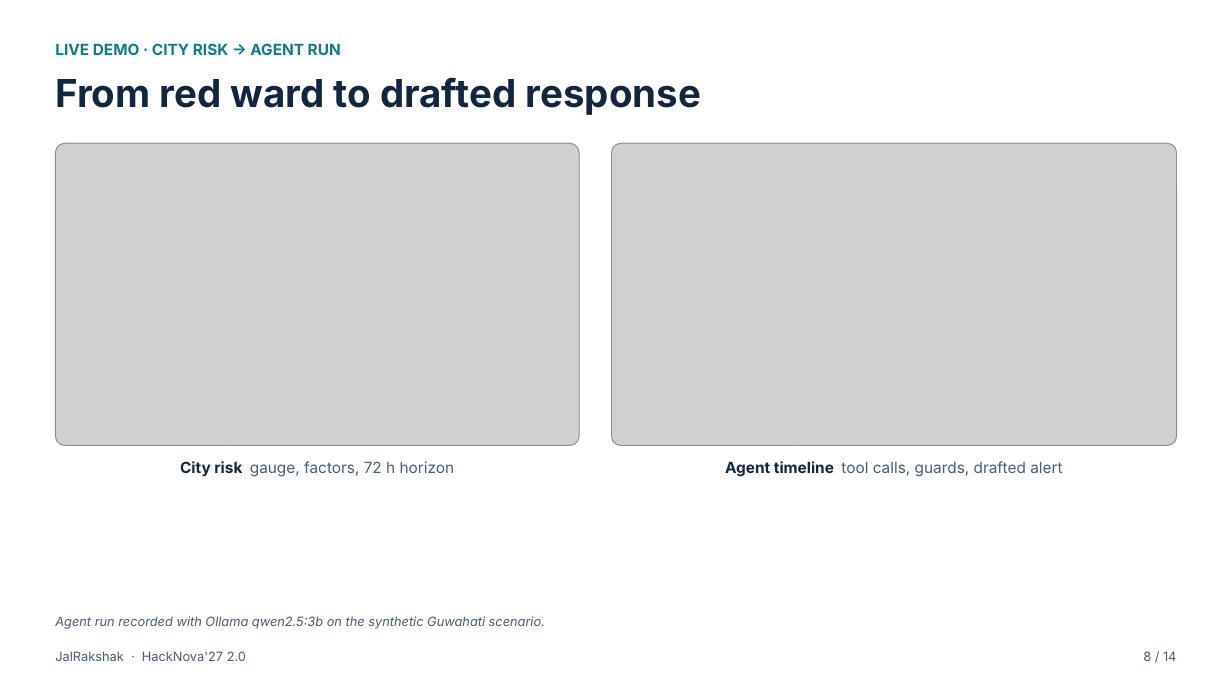
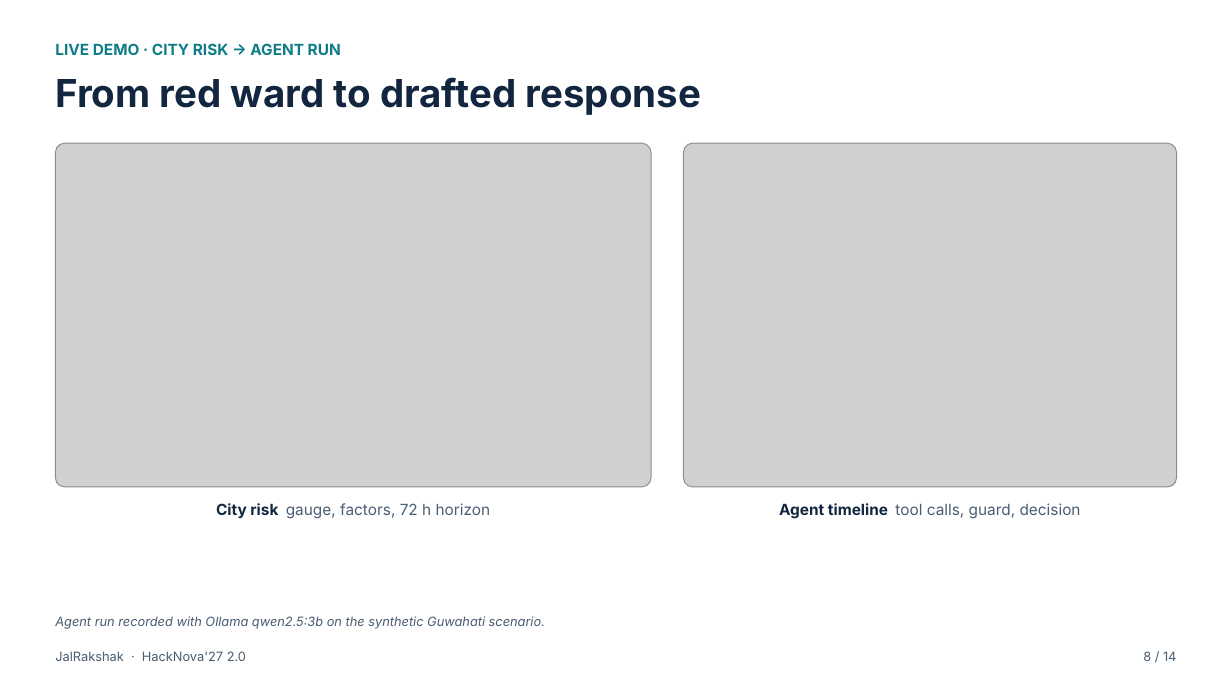
Before and after one commit to madhavzanwar/Jal-rakshak, a slide deck: slide 8 of submission/hacknova-2.0/JalRakshak_HackNova2.pptx. Drawn at 1232x693 pixels with LibreOffice and Linux fonts; fonts in the diff are those of the drawing; grey boxes stand for pictures. Boxes give left, top, right and bottom in pixels: in the first picture for what was removed or moved away, otherwise in the second. Text is boxed around its words. In the diff, an @@ line names an element or a change of style, - is before the commit and + after.

```diff
--- a/submission/hacknova-2.0/JalRakshak_HackNova2.pptx
+++ b/submission/hacknova-2.0/JalRakshak_HackNova2.pptx
@@ picture resized from (x1=55, y1=143, x2=579, y2=445) to (x1=55, y1=143, x2=652, y2=487) @@
@@ picture resized from (x1=612, y1=143, x2=1177, y2=445) to (x1=684, y1=143, x2=1177, y2=487) @@
@@ text "City risk gauge, factors, 72 ..." moved from (x1=180, y1=461, x2=455, y2=477) to (x1=216, y1=503, x2=491, y2=519) @@
@@ text at (x1=779, y1=503, x2=1081, y2=519): text changed @@
-Agent timeline tool calls, guards, drafted alert
+Agent timeline tool calls, guard, decision
```
Also in this commit, not shown: 2 other slides changed, 16 other files.
